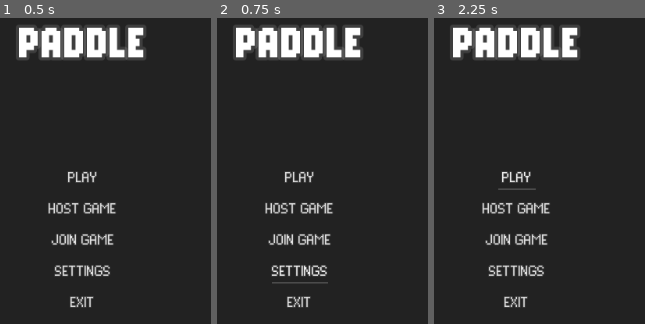
Above: before the commit, frames 1-3 (left to right).
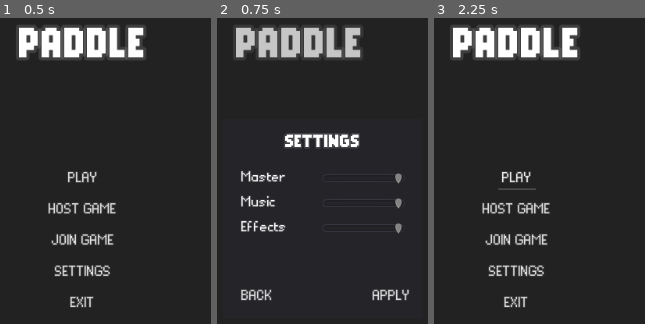
Above: after the commit, the same moments.

Repository: arrisar/godot-template
Game: Godot game, scene res://Examples/Paddle/Main/Main.tscn
Two runs of this game, one before a commit and one after it. Both use one fixed random seed, a clock stepped at 60 frames per second and the inputs below.
Inputs (mouse positions are in pixels of both pictures, inside the frame that each line leads up to):
- Up to frame 1 (0.5 s): no input
- Up to frame 2 (0.75 s): click "SETTINGS" at 0.5 s
- Up to frame 3 (2.25 s): click (609, 296) at 1.25 s, where only the run after the commit has a clickable "APPLY"; click "PLAY" at 2 s

Frame 1 is identical in both runs. In frame 2, 11% of the frame differs, in the area x 9-91%, y 3-95%; in frame 3, nothing differs.

Commit message:
feat: paddle settings menu, fix: some config/audio/menu issues

Diff:
--- /dev/null
+++ b/Examples/Paddle/Assets/Themes/Heading.tres
@@ -0,0 +1,9 @@
+[gd_resource type="DynamicFont" load_steps=2 format=2]
+
+[ext_resource path="res://Examples/Paddle/Assets/Fonts/PixelAE-Bold.ttf" type="DynamicFontData" id=1]
+
+[resource]
+size = 20
+outline_size = 2
+outline_color = Color( 1, 1, 1, 0.12549 )
+font_data = ExtResource( 1 )
--- a/Examples/Paddle/Components/Menus/Button/Button.gd
+++ b/Examples/Paddle/Components/Menus/Button/Button.gd
@@ -4,6 +4,8 @@
 func _ready():
 	connect('pressed', self, '_on_click')
 	connect('mouse_entered', self, '_on_hover')
+	$ClickSound.bus = 'Effects'
+	$HoverSound.bus = 'Effects'
 
 
 func _on_click():
--- a/Examples/Paddle/Components/Menus/MainMenu/MainMenu.gd
+++ b/Examples/Paddle/Components/Menus/MainMenu/MainMenu.gd
@@ -30,7 +30,7 @@
 
 
 func _on_click_settings():
-	pass
+	Menu.open('Settings')
 
 
 func _on_click_exit():
--- /dev/null
+++ b/Examples/Paddle/Components/Menus/Menu.gd
@@ -0,0 +1 @@
+extends Node
--- /dev/null
+++ b/Examples/Paddle/Components/Menus/SettingsMenu/SettingsMenu.gd
@@ -0,0 +1,43 @@
+extends Control
+
+
+onready var ApplyButton = $Panel/ApplyButton
+onready var BackButton = $Panel/BackButton
+
+onready var MasterVolume = $Panel/MasterVolumeSlider
+onready var MusicVolume = $Panel/MusicVolumeSlider
+onready var EffectsVolume = $Panel/EffectsVolumeSlider
+
+
+func _ready():
+	MasterVolume.value = Config.get(Audio.get_bus_config_path('Master'), 1)
+	MusicVolume.value = Config.get(Audio.get_bus_config_path('Music'), 1)
+	EffectsVolume.value = Config.get(Audio.get_bus_config_path('Effects'), 1)
+
+	ApplyButton.connect('pressed', self, '_on_click_apply')
+	BackButton.connect('pressed', self, '_on_click_back')
+	MasterVolume.connect('value_changed' , self, '_on_change_volume', ['Master'])
+	MusicVolume.connect('value_changed' , self, '_on_change_volume', ['Music'])
+	EffectsVolume.connect('value_changed' , self, '_on_change_volume', ['Effects'])
+
+
+func _exit_tree():
+	ApplyButton.disconnect('pressed', self, '_on_click_apply')
+	BackButton.disconnect('pressed', self, '_on_click_back')
+	MasterVolume.disconnect('value_changed' , self, '_on_change_volume')
+	MusicVolume.disconnect('value_changed' , self, '_on_change_volume')
+	EffectsVolume.disconnect('value_changed' , self, '_on_change_volume')
+
+
+func _on_click_apply():
+	Config.save()
+	Menu.close('Settings')
+
+
+func _on_click_back():
+	Config.reload()
+	Menu.close('Settings')
+
+
+func _on_change_volume(value: float, bus: String):
+	Config.set(Audio.get_bus_config_path(bus), value)
--- /dev/null
+++ b/Examples/Paddle/Components/Menus/SettingsMenu/SettingsMenu.tscn
@@ -0,0 +1,121 @@
+[gd_scene load_steps=5 format=2]
+
+[ext_resource path="res://Examples/Paddle/Assets/Themes/Heading.tres" type="DynamicFont" id=1]
+[ext_resource path="res://Examples/Paddle/Assets/Themes/Theme.tres" type="Theme" id=2]
+[ext_resource path="res://Examples/Paddle/Components/Menus/Button/Button.tscn" type="PackedScene" id=3]
+[ext_resource path="res://Examples/Paddle/Components/Menus/SettingsMenu/SettingsMenu.gd" type="Script" id=4]
+
+[node name="SettingsMenu" type="Control"]
+anchor_right = 1.0
+anchor_bottom = 1.0
+theme = ExtResource( 2 )
+script = ExtResource( 4 )
+__meta__ = {
+"_edit_use_anchors_": false
+}
+
+[node name="Background" type="ColorRect" parent="."]
+margin_right = 1024.0
+margin_bottom = 600.0
+color = Color( 0.12549, 0.12549, 0.12549, 0.25098 )
+__meta__ = {
+"_edit_use_anchors_": false
+}
+
+[node name="Panel" type="Panel" parent="."]
+margin_left = 413.0
+margin_top = 191.0
+margin_right = 669.0
+margin_bottom = 447.0
+__meta__ = {
+"_edit_use_anchors_": false
+}
+
+[node name="Title" type="Label" parent="Panel"]
+margin_left = 80.0
+margin_top = 16.0
+margin_right = 176.0
+margin_bottom = 48.0
+custom_fonts/font = ExtResource( 1 )
+text = "SETTINGS"
+align = 1
+__meta__ = {
+"_edit_use_anchors_": false
+}
+
+[node name="MasterVolumeLabel" type="Label" parent="Panel"]
+margin_left = 24.0
+margin_top = 64.0
+margin_right = 88.0
+margin_bottom = 88.0
+text = "Master"
+__meta__ = {
+"_edit_use_anchors_": false
+}
+
+[node name="MasterVolumeSlider" type="HSlider" parent="Panel"]
+margin_left = 128.0
+margin_top = 64.0
+margin_right = 233.0
+margin_bottom = 88.0
+max_value = 1.0
+step = 0.05
+__meta__ = {
+"_edit_use_anchors_": false
+}
+
+[node name="MusicVolumeLabel" type="Label" parent="Panel"]
+margin_left = 24.0
+margin_top = 96.0
+margin_right = 88.0
+margin_bottom = 120.0
+text = "Music"
+__meta__ = {
+"_edit_use_anchors_": false
+}
+
+[node name="MusicVolumeSlider" type="HSlider" parent="Panel"]
+margin_left = 128.0
+margin_top = 96.0
+margin_right = 233.0
+margin_bottom = 120.0
+max_value = 1.0
+step = 0.05
+__meta__ = {
+"_edit_use_anchors_": false
+}
+
+[node name="EffectsVolumeLabel" type="Label" parent="Panel"]
+margin_left = 24.0
+margin_top = 128.0
+margin_right = 88.0
+margin_bottom = 152.0
+text = "Effects"
+__meta__ = {
+"_edit_use_anchors_": false
+}
+
+[node name="EffectsVolumeSlider" type="HSlider" parent="Panel"]
+margin_left = 128.0
+margin_top = 128.0
+margin_right = 233.0
+margin_bottom = 152.0
+max_value = 1.0
+step = 0.05
+__meta__ = {
+"_edit_use_anchors_": false
+}
+
+[node name="ApplyButton" parent="Panel" instance=ExtResource( 3 )]
+margin_left = 192.0
+margin_top = 216.0
+margin_right = 240.0
+margin_bottom = 242.0
+text = "APPLY"
+
+[node name="BackButton" parent="Panel" instance=ExtResource( 3 )]
+margin_left = 24.0
+margin_top = 216.0
+margin_right = 56.0
+margin_bottom = 242.0
+text = "BACK"
--- a/Examples/Paddle/Main/Main.gd
+++ b/Examples/Paddle/Main/Main.gd
@@ -1,30 +1,36 @@
 extends Node
 
 
+var MENUS = {
+	Main = 'res://Examples/Paddle/Components/Menus/MainMenu/MainMenu.tscn',
+	Host = 'res://Examples/Paddle/Components/Menus/HostMenu/HostMenu.tscn',
+	Join = 'res://Examples/Paddle/Components/Menus/JoinMenu/JoinMenu.tscn',
+	Lobby = 'res://Examples/Paddle/Components/Menus/LobbyMenu/LobbyMenu.tscn',
+	Settings = 'res://Examples/Paddle/Components/Menus/SettingsMenu/SettingsMenu.tscn',
+	Pause = 'res://Examples/Paddle/Components/Menus/PauseMenu/PauseMenu.tscn',
+}
+
+
 func _ready():
-	_init_audio()
-	_init_menus()
-	_init_multiplayer()
+	_register_audio()
+	_register_menus()
+	_register_multiplayer()
 	_start()
 
 
-func _init_audio():
+func _register_audio():
 	Audio.add_bus('Music')
 	Audio.add_bus('Effects')
 	$Music/MenuMusic.bus = 'Music'
 	$Music/GameMusic.bus = 'Music'
 
 
-func _init_menus():
-	Menu.register('Main', 'res://Examples/Paddle/Components/Menus/MainMenu/MainMenu.tscn')
-	Menu.register('Settings', 'res://Examples/Paddle/Components/Menus/SettingsMenu/SettingsMenu.tscn')
-	Menu.register('Host', 'res://Examples/Paddle/Components/Menus/HostMenu/HostMenu.tscn')
-	Menu.register('Join', 'res://Examples/Paddle/Components/Menus/JoinMenu/JoinMenu.tscn')
-	Menu.register('Lobby', 'res://Examples/Paddle/Components/Menus/LobbyMenu/LobbyMenu.tscn')
-	Menu.register('Pause', 'res://Examples/Paddle/Components/Menus/PauseMenu/PauseMenu.tscn')
+func _register_menus():
+	for menu in MENUS:
+		Menu.register(menu, MENUS[menu])
 
 
-func _init_multiplayer():
+func _register_multiplayer():
 	Server.create()
 	Client.create()
 
@@ -32,3 +38,24 @@
 func _start():
 	Menu.open('Main')
 	$Music/MenuMusic.play()
+
+
+func _exit_tree():
+	_deregister_audio()
+	_deregister_menus()
+	_deregister_multiplayer()
+
+
+func _deregister_audio():
+	Audio.remove_bus('Music')
+	Audio.remove_bus('Effects')
+
+
+func _deregister_menus():
+	for menu in MENUS:
+		Menu.register(menu, MENUS[menu])
+
+
+func _deregister_multiplayer():
+	Server.close()
+	Client.close()
--- a/Lib/Audio.gd
+++ b/Lib/Audio.gd
@@ -1,17 +1,10 @@
 extends Node
-
-
-var BUSES = {}
 
 
 func _ready() -> void:
 	print('[Audio] Starting')
 	_set_volume_from_config()
 	Config.connect('updated', self, '_on_config_updated')
-
-
-func _get_bus_config_path(name: String = 'Master') -> String:
-	return 'system/audio/%s_volume' % name.to_lower()
 
 
 func _get_buses() -> Array:
@@ -28,7 +21,7 @@
 
 
 func _set_volume_from_config(name: String = 'Master') -> void:
-	var energy: float = Config.get(_get_bus_config_path(name), 1.0)
+	var energy: float = Config.get(get_bus_config_path(name), 1.0)
 	set_volume(energy, name)
 
 
@@ -38,6 +31,16 @@
 	AudioServer.add_bus(position)
 	AudioServer.set_bus_name(position, name)
 	_set_volume_from_config(name)
+
+
+func get_bus_config_path(name: String = 'Master') -> String:
+	return 'system/audio/%s_volume' % name.to_lower()
+
+
+func remove_bus(name: String):
+	print('[Audio] Removing bus with name ', name)
+	var position: int = _get_index(name)
+	AudioServer.remove_bus(position)
 
 
 func mute(name: String = 'Master') -> void:
@@ -61,6 +64,6 @@
 
 func _on_config_updated(path) -> void:
 	for name in _get_buses():
-		var bus_config_path: String = _get_bus_config_path(name)
+		var bus_config_path: String = get_bus_config_path(name)
 		if path == bus_config_path:
 			set_volume(Config.get(bus_config_path, 1.0), name)
--- a/Lib/Config.gd
+++ b/Lib/Config.gd
@@ -4,16 +4,17 @@
 signal updated(path)
 
 
-var DebounceTimer : Timer
+var DebounceSaveTimer: Timer
 var Files := {
-	system = { path = 'user://config/system.ini' },
-	user = { path = 'user://config/user.ini' },
+	system = { path = 'user://system.cfg' },
+	user = { path = 'user://user.cfg' },
 }
 
 
 func _ready() -> void:
 	print('[Config] Starting')
 	_init_debounce()
+	_init_files()
 	_load()
 
 
@@ -21,21 +22,33 @@
 	print('[Config] Initializing debounce')
 	var timer = Timer.new()
 	timer.name = 'DebounceSaveTimer'
-	timer.wait_time = 1
-	timer.connect('timeout', self, 'save')
-	DebounceTimer = add_child(timer)
+	timer.one_shot = true
+	timer.wait_time = 0.5
+	timer.connect('timeout', self, '_on_save')
+	DebounceSaveTimer = timer
+	add_child(timer)
+
+
+func _init_files():
+	for name in Files:
+		var path = Files[name].path
+		var file = File.new()
+
+		if !file.file_exists(path):
+			file.open(path, File.WRITE)
+			file.close()
 
 
 func _load() -> void:
 	print('[Config] Loading')
-	for file in Files:
-		var path = Files[file].path
-		Files[file].config = ConfigFile.new()
-		Files[file].config.load(path)
+	for name in Files:
+		var path = Files[name].path
+		Files[name].config = ConfigFile.new()
+		Files[name].config.load(path)
 
 
 func _get_parts(path: String) -> Dictionary:
-	var split = path.split('/', true, 2)
+	var split = path.to_lower().split('/', true, 2)
 	return {
 		file = split[0],
 		section = split[1],
@@ -54,18 +67,23 @@
 
 
 func set(path: String, value) -> void:
+	print('[Config] Setting %s to %s' % [path.to_lower(), value])
 	var parts = _get_parts(path)
 	Files[parts.file].config.set_value(parts.section, parts.key, value)
-	emit_signal('updated', path)
-	DebounceTimer.start()
+	emit_signal('updated', path.to_lower())
 
 
 func save() -> void:
 	print('[Config] Saving')
-	for key in Files:
-		var file: Dictionary = Files[key]
-		file.config.save(file.path)
+	DebounceSaveTimer.start()
 
 
 func reload() -> void:
 	_load()
+
+
+func _on_save() -> void:
+	for key in Files:
+		var file: Dictionary = Files[key]
+		file.config.save(file.path)
+	print('[Config] Saved')
--- a/Lib/Menu.gd
+++ b/Lib/Menu.gd
@@ -2,23 +2,29 @@
 
 
 var MENUS: Dictionary = {}
-var current: String
-
-
-func _reset():
-	for child in get_children():
-		child.erase()
 
 
 func register(menu, path):
 	MENUS[menu] = path
 
 
+func deregister(menu):
+	MENUS.erase(menu)
+	close(menu)
+
+
 func open(menu):
-	_reset()
+	close(menu)
 	var instance: Node = load(MENUS[menu]).instance()
+	instance.name = menu
 	add_child(instance)
 
 
-func close():
-	_reset()
+func close(menu):
+	for child in get_children():
+		if child.name == menu: child.queue_free()
+
+
+func close_all():
+	for child in get_children():
+		child.queue_free()
--- a/project.godot
+++ b/project.godot
@@ -10,7 +10,7 @@
 
 [application]
 
-config/name="Local Client-Server Template"
+config/name="Template Libs and Examples"
 run/main_scene="res://Examples/Paddle/Main/Main.tscn"
 config/icon="res://icon.png"
 
